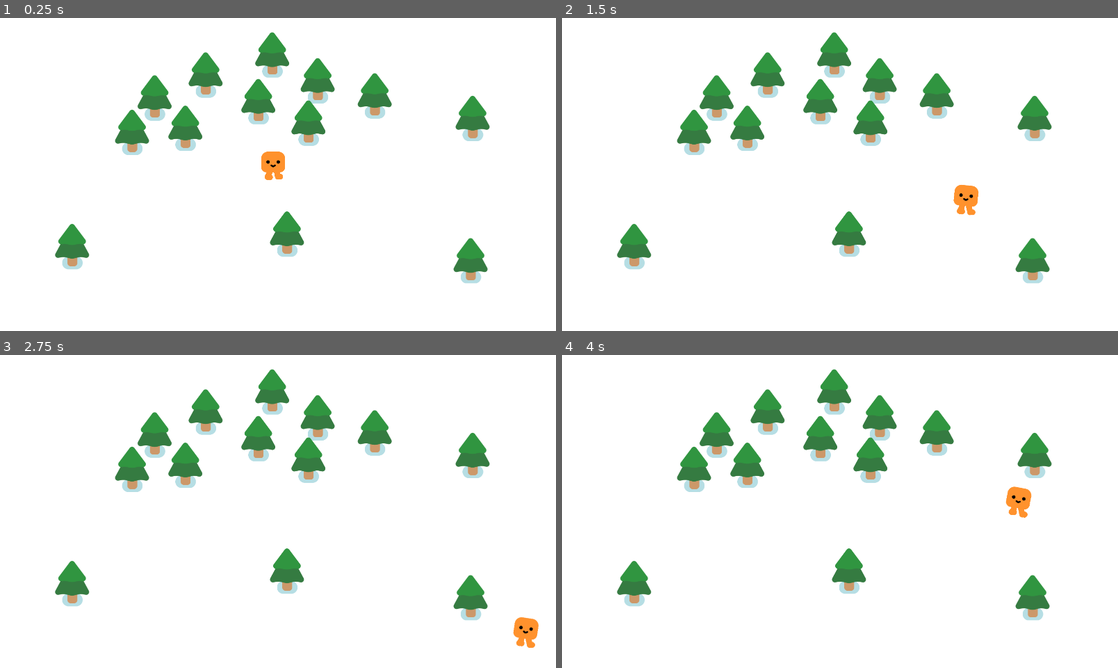
Above: before the commit, frames 1-4 (two rows, left to right).
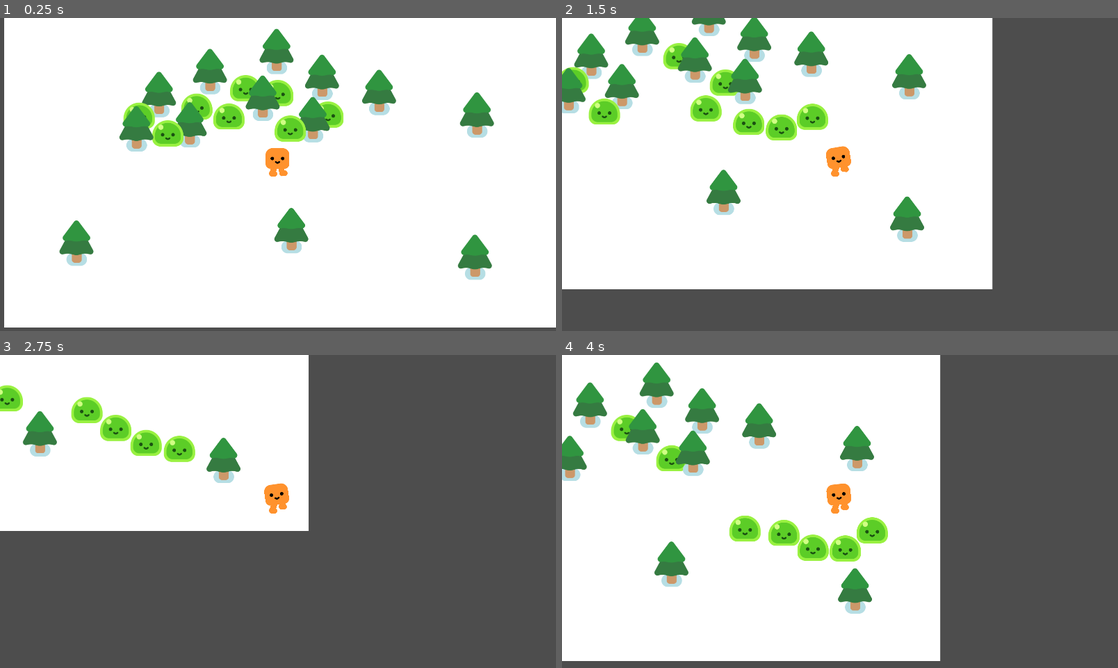
Above: after the commit, the same moments.

Repository: GlutenFreeGrass/Final-Project-Vampire-Survivor
Game: Godot game, scene res://survivors_game.tscn
Two runs of this game, one before a commit and one after it. Both use one fixed random seed, a clock stepped at 60 frames per second and the inputs below.
Inputs:
- Up to frame 1 (0.25 s): no input
- Up to frame 2 (1.5 s): hold D (move_right) 0.53-1.28 s; hold S (move_down) from 1.28 s (still down)
- Up to frame 3 (2.75 s): release S (move_down) at 2.03 s; hold D (move_right) from 2.03 s (still down)
- Up to frame 4 (4 s): release D (move_right) at 2.78 s; hold W (move_up) 2.78-3.53 s; hold A (move_left) from 3.53 s (still down)

The runs differ from the first frame. In frame 1, 9.4% of the frame differs, in the area x 0-100%, y 0-100%; in frame 2, 48%; in frame 3, 75%; in frame 4, 47%.

Commit message:
Add Mobs and Camera

Diff:
--- /dev/null
+++ b/2d-project-start/mob.gd
@@ -0,0 +1,10 @@
+extends CharacterBody2D
+
+
+@onready var player = get_node("/root/Game/Player")
+
+
+func _physics_process(delta):
+	var direction = global_position.direction_to(player.global_position)
+	velocity = direction * 300.0
+	move_and_slide()
--- /dev/null
+++ b/2d-project-start/mob.tscn
@@ -0,0 +1,16 @@
+[gd_scene load_steps=4 format=3 uid="uid://dxaey5yf7yoe2"]
+
+[ext_resource type="Script" path="res://mob.gd" id="1_2wer4"]
+[ext_resource type="PackedScene" uid="uid://ogik4s70pgwl" path="res://characters/slime/slime.tscn" id="1_4ybne"]
+
+[sub_resource type="CircleShape2D" id="CircleShape2D_gl62t"]
+radius = 56.0357
+
+[node name="Mob" type="CharacterBody2D"]
+script = ExtResource("1_2wer4")
+
+[node name="Slime" parent="." instance=ExtResource("1_4ybne")]
+
+[node name="CollisionShape2D" type="CollisionShape2D" parent="."]
+position = Vector2(0, -25)
+shape = SubResource("CircleShape2D_gl62t")
--- a/2d-project-start/player.tscn
+++ b/2d-project-start/player.tscn
@@ -16,3 +16,5 @@
 [node name="CollisionShape2D" type="CollisionShape2D" parent="."]
 position = Vector2(0, -6)
 shape = SubResource("CircleShape2D_ihnyb")
+
+[node name="Camera2D" type="Camera2D" parent="."]
--- a/2d-project-start/survivors_game.tscn
+++ b/2d-project-start/survivors_game.tscn
@@ -1,7 +1,8 @@
-[gd_scene load_steps=3 format=3 uid="uid://c8uoqelc06eww"]
+[gd_scene load_steps=4 format=3 uid="uid://c8uoqelc06eww"]
 
 [ext_resource type="PackedScene" uid="uid://chksaajspye33" path="res://player.tscn" id="1_1d3xn"]
 [ext_resource type="PackedScene" uid="uid://ejf2takxtgry" path="res://pine_tree.tscn" id="2_8j5ii"]
+[ext_resource type="PackedScene" uid="uid://dxaey5yf7yoe2" path="res://mob.tscn" id="3_nc1fn"]
 
 [node name="Game" type="Node2D"]
 y_sort_enabled = true
@@ -51,3 +52,27 @@
 
 [node name="PineTree13" parent="." instance=ExtResource("2_8j5ii")]
 position = Vector2(456, 450)
+
+[node name="Mob" parent="." instance=ExtResource("3_nc1fn")]
+position = Vector2(722, 310)
+
+[node name="Mob3" parent="." instance=ExtResource("3_nc1fn")]
+position = Vector2(446, 362)
+
+[node name="Mob2" parent="." instance=ExtResource("3_nc1fn")]
+position = Vector2(1043, 302)
+
+[node name="Mob5" parent="." instance=ExtResource("3_nc1fn")]
+position = Vector2(969, 264)
+
+[node name="Mob6" parent="." instance=ExtResource("3_nc1fn")]
+position = Vector2(547, 405)
+
+[node name="Mob7" parent="." instance=ExtResource("3_nc1fn")]
+position = Vector2(825, 273)
+
+[node name="Mob8" parent="." instance=ExtResource("3_nc1fn")]
+position = Vector2(1122, 359)
+
+[node name="Mob4" parent="." instance=ExtResource("3_nc1fn")]
+position = Vector2(621, 330)
